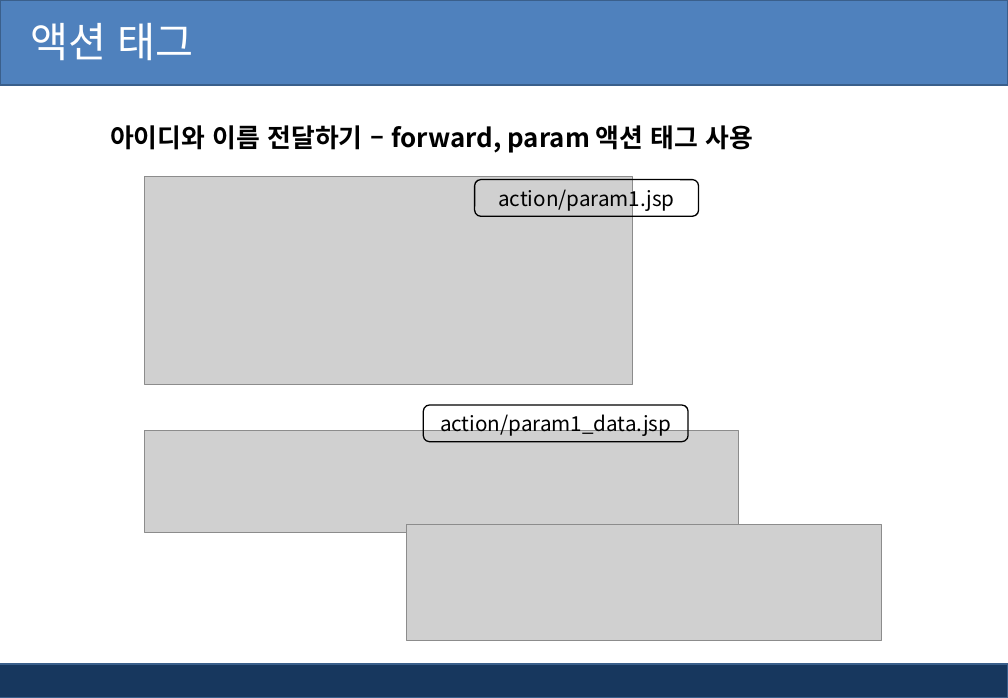
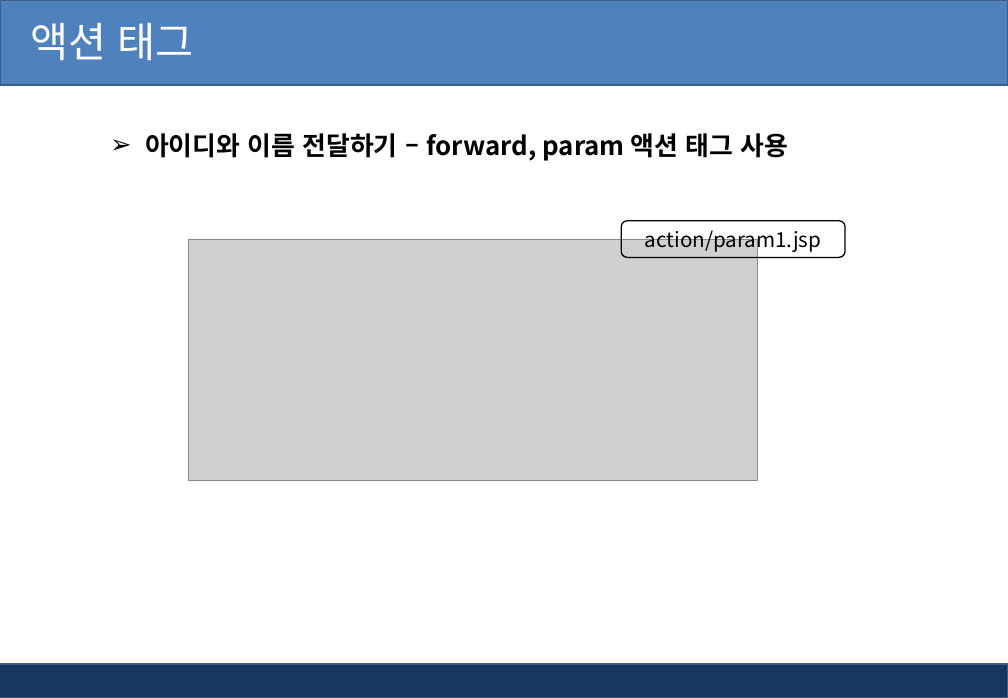
Before and after one commit to AhNyx/js_works, a slide deck: slide 25 of ppt/jsp_ppt/2장. Jsp 태그(스크립트, 디렉티브태그).pptx (slide 24 before the commit). Drawn at 1008x698 pixels with LibreOffice and Linux fonts; fonts in the diff are those of the drawing; grey boxes stand for pictures; background and template pictures are left out. Boxes give left, top, right and bottom in pixels: in the first picture for what was removed or moved away, otherwise in the second. Text is boxed around its words. In the diff, an @@ line names an element or a change of style, - is before the commit and + after.

```diff
--- a/ppt/jsp_ppt/2장. Jsp 태그(스크립트, 디렉티브태그).pptx
+++ b/ppt/jsp_ppt/2장. Jsp 태그(스크립트, 디렉티브태그).pptx
@@ text "아이디와 이름 전달하기 – forward, ...": place and size @@
-text "아이디와 이름 전달하기 – forward, ..." at (110, 125, 754, 153)
+text "아이디와 이름 전달하기 – forward, ..." at (145, 133, 789, 161)
@@ text "아이디와 이름 전달하기 – forward, ..." at (145, 133, 789, 161): bullet none to ➢ @@
@@ picture: place and size @@
-picture at (145, 177, 634, 384)
+picture at (189, 239, 758, 481)
@@ rounded rectangle "action/param1.jsp": place and size @@
-rounded rectangle "action/param1.jsp" at (475, 180, 699, 216)
+rounded rectangle "action/param1.jsp" at (622, 221, 846, 257)
@@ rounded rectangle removed at (423, 405, 688, 441) @@
-action/param1_data.jsp
@@ picture removed at (145, 431, 739, 532) @@
@@ picture removed at (407, 525, 881, 640) @@
```
Also in this commit, not shown: 26 other slides changed, 2 slides added, 27 other files.
